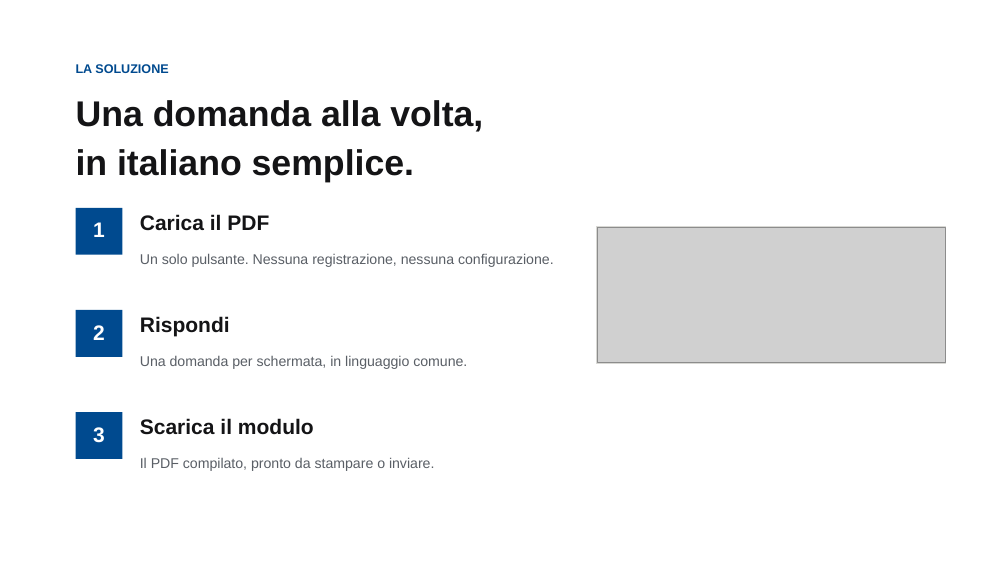
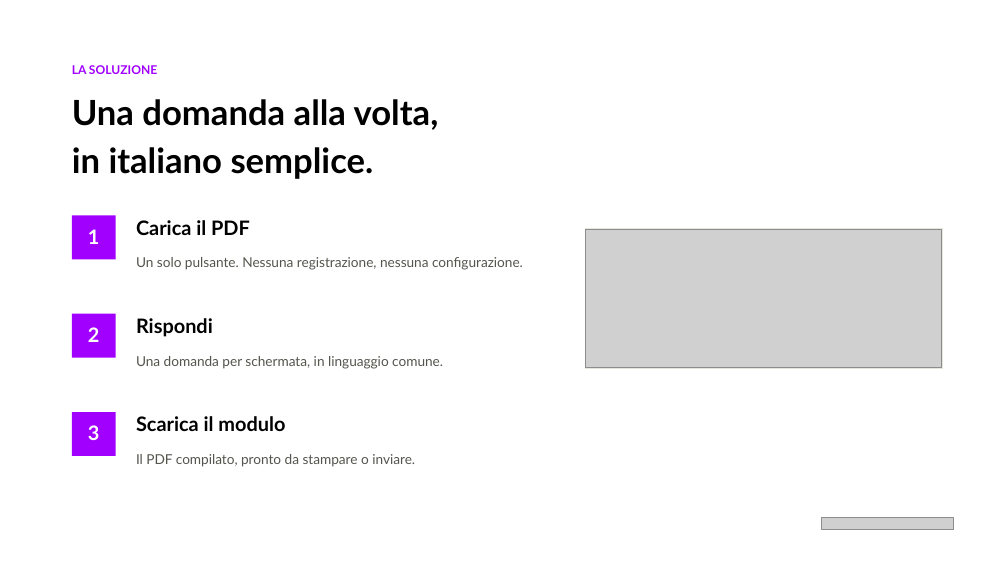
Before and after one commit to lucaCapocciAcn/hagenthon, a slide deck: slide 3 of app/presentation/un-campo-alla-volta.pptx. Drawn at 1008x567 pixels with LibreOffice and Linux fonts; fonts in the diff are those of the drawing; grey boxes stand for pictures. Boxes give left, top, right and bottom in pixels: in the first picture for what was removed or moved away, otherwise in the second. Text is boxed around its words. In the diff, an @@ line names an element or a change of style, - is before the commit and + after.

```diff
--- a/app/presentation/un-campo-alla-volta.pptx
+++ b/app/presentation/un-campo-alla-volta.pptx
@@ text "LA SOLUZIONE" at (x1=72, y1=65, x2=157, y2=74): size 12 to 11.5 pt, font Arial to Lato, text colour #004A8F to #A100FF @@
@@ text "Una domanda alla volta, in ..." at (x1=72, y1=99, x2=439, y2=179): size 34 to 33 pt, font Arial to Lato, text colour #141416 to #000000 @@
@@ size 20 to 19 pt, font Arial to Lato in 3 elements at (x1=88, y1=425, x2=100, y2=440), (x1=88, y1=327, x2=100, y2=342), (x1=88, y1=229, x2=100, y2=244) @@
@@ text "1" moved from (x1=93, y1=222, x2=105, y2=237) to (x1=88, y1=229, x2=100, y2=244) @@
@@ fill #004A8F to #A100FF in 3 elements at (x1=72, y1=412, x2=116, y2=456), (x1=72, y1=314, x2=116, y2=358), (x1=72, y1=216, x2=116, y2=259) @@
@@ rectangle resized from (x1=76, y1=208, x2=123, y2=255) to (x1=72, y1=216, x2=116, y2=259) @@
@@ size 20 to 19 pt, font Arial to Lato, text colour #141416 to #000000 in 3 elements at (x1=136, y1=414, x2=285, y2=436), (x1=136, y1=318, x2=213, y2=337), (x1=136, y1=220, x2=250, y2=235) @@
@@ rectangle resized from (x1=597, y1=226, x2=946, y2=363) to (x1=585, y1=228, x2=942, y2=368) @@
@@ rectangle at (x1=585, y1=228, x2=942, y2=368): outline #D8D8D4 0.75 pt to #E6E6DC 1 pt @@
@@ picture resized from (x1=597, y1=227, x2=945, y2=362) to (x1=586, y1=229, x2=941, y2=368) @@
@@ size 13.5 to 13 pt, font Arial to Lato, text colour #5A5F66 to #55554E in 3 elements at (x1=136, y1=356, x2=443, y2=369), (x1=136, y1=454, x2=415, y2=467), (x1=136, y1=257, x2=523, y2=270) @@
@@ rectangle moved from (x1=76, y1=310, x2=123, y2=357) to (x1=72, y1=314, x2=116, y2=358) @@
@@ rectangle moved from (x1=76, y1=412, x2=123, y2=459) to (x1=72, y1=412, x2=116, y2=456) @@
@@ picture added at (x1=821, y1=517, x2=954, y2=529) @@
```
Also in this commit, not shown: 6 other slides changed, 5 other files.
